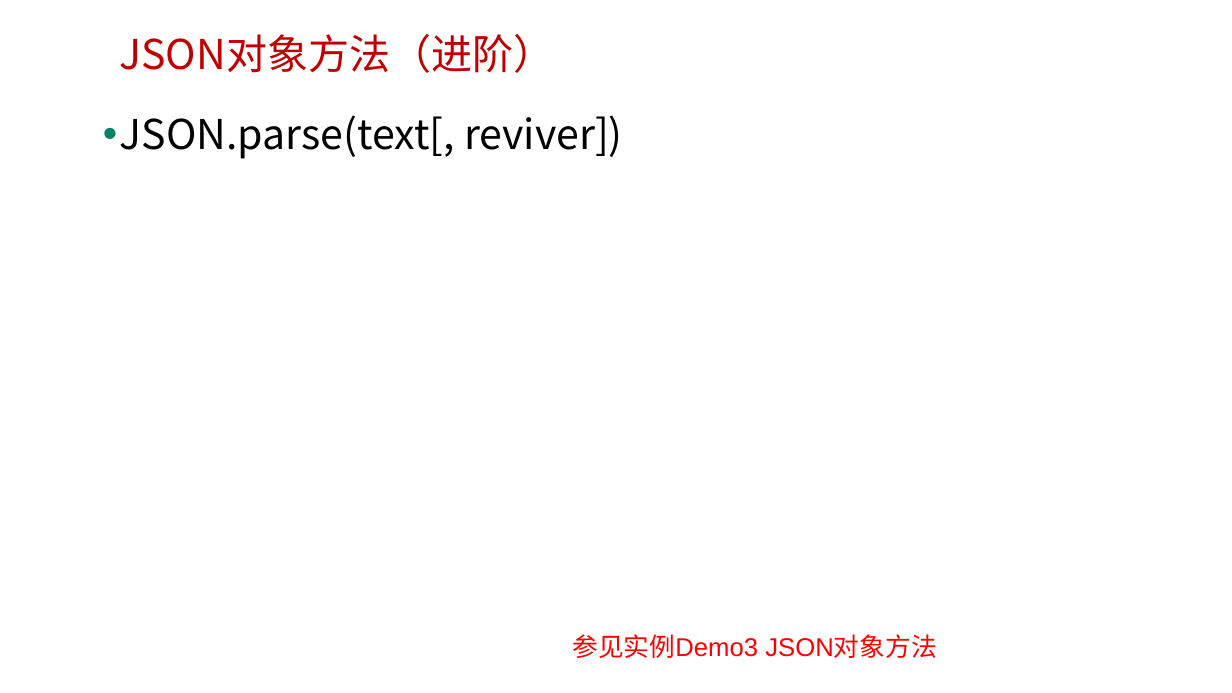
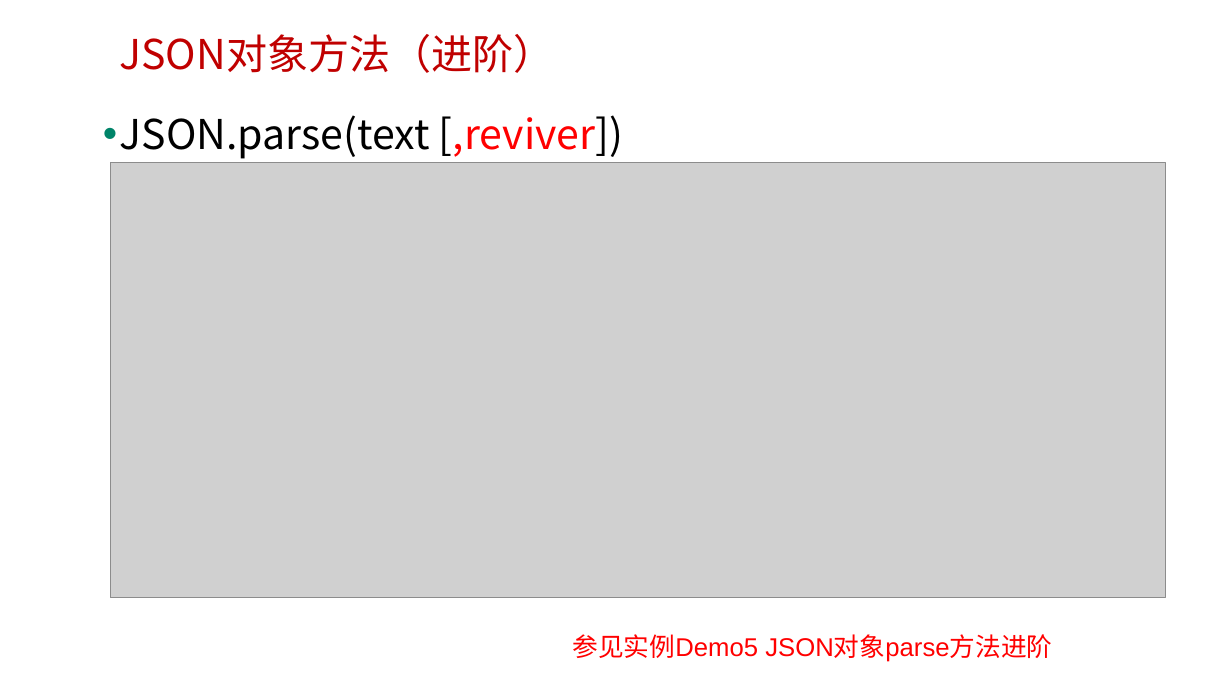
Before and after one commit to edu2act/course-javascript-advanced, a slide deck: slide 8 of 课程PPT/23.JS标准内置对象-非构造器（JSON）.pptx (slide 7 before the commit). Drawn at 1232x693 pixels with LibreOffice and Linux fonts; fonts in the diff are those of the drawing; grey boxes stand for pictures; background and template pictures are left out. Boxes give left, top, right and bottom in pixels: in the first picture for what was removed or moved away, otherwise in the second. Text is boxed around its words. In the diff, an @@ line names an element or a change of style, - is before the commit and + after.

```diff
--- a/课程PPT/23.JS标准内置对象-非构造器（JSON）.pptx
+++ b/课程PPT/23.JS标准内置对象-非构造器（JSON）.pptx
@@ text at <box>120,115,624,159</box>: spaces changed @@
-• JSON.parse(text[, reviver])
+• JSON.parse(text [,reviver])
@@ picture added at <box>110,163,1165,598</box> @@
@@ text at <box>572,634,1052,662</box>: text changed @@
-参见实例Demo3 JSON对象方法
+参见实例Demo5 JSON对象parse方法进阶
```
Also in this commit, not shown: 3 other slides changed, 1 slide added, 3 other files.
